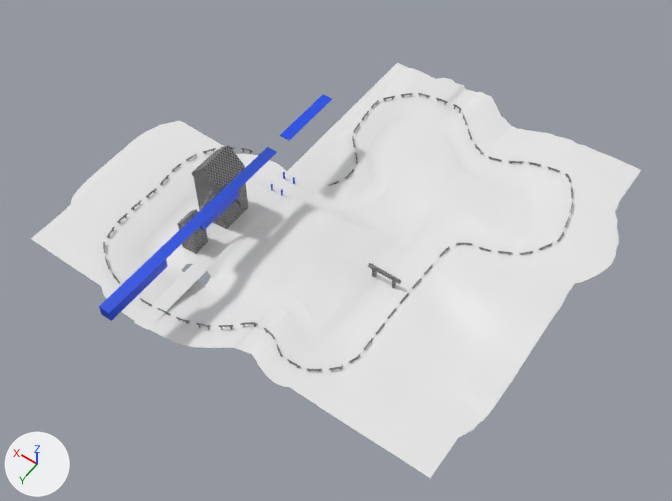
The Blender file media/trunk/tracks/20_harvest/farm.blend: old version first, new version second.
The view is the same before and after, from a camera (50 mm lens) standing at (-192.0, 326.0, 517.0) and looking at (39.0, 2.0, 7.0). Every picture has the same lights, and +X, +Y and +Z are marked at lower left. The first picture is the older version.
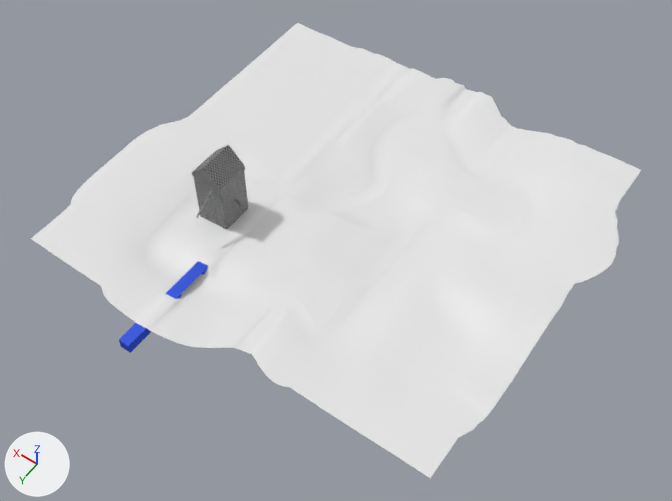
ob_fencepath is not drawn itself; it is used by a modifier of ob_cube_008.

Edits to the bpy script that builds the scene:
```text
Change me_wheat4_001:
    used by ob_racetrack_001; location = (45.5, -30.6, 8.1); scale = (2.24, 2.24, 2.24)
    remove me_wheat4_001.from_pydata(...)  # 3976 vertices, 3891 faces; spans x -75.0..81.0, y -74.0..71.0, z -4.0..2.0
    add me_wheat4_001.from_pydata(...)  # 4496 vertices, 4422 faces; spans x -75.0..81.0, y -74.0..70.0, z -4.0..2.0
    me_wheat4_001 part 1: 100 vertices moved from x 25.0..33.0, y -70.0..70.0, z -3.0..0.0 to x 25.0..36.0, y -70.0..70.0, z -3.0..0.0; 65 vertices removed from x 25.0..33.0, y -70.0..71.0, z -3.0..0.0; 585 vertices added at x 6.0..81.0, y -70.0..70.0, z -3.0..1.0
Change me_cube_006:
    used by ob_cube_001; location = (104.0, 0.0, 51.3)
    remove me_cube_006.from_pydata(...)  # 36 vertices, 32 faces; spans x -1.0..7.0, y -83.0..148.0, z -9.0..0.0
    add me_cube_006.from_pydata(...)  # 24 vertices, 22 faces; spans x -1.0..7.0, y 32.0..143.0, z -53.0..-45.0
    me_cube_006 part 2: the whole mesh is rebuilt
Remove ob_fencepath:
    ob_fencepath = bpy.data.objects.new('fencepath', cu_curve)
    ob_fencepath.location = (-26.53, -38.55, 0.946)
Remove ob_cube_002:
    ob_cube_002 = bpy.data.objects.new('Cube.002', me_cube_000)
    ob_cube_002.location = (104.0, 0.0, 7.3)
Remove ob_cube_004:
    ob_cube_004 = bpy.data.objects.new('Cube.004', me_cube_002)
    ob_cube_004.location = (121.1, 43.4, 7.2)
    ob_cube_004.scale = (0.522, 0.522, 0.522)
Remove ob_cube:
    ob_cube = bpy.data.objects.new('Cube', me_cube_007)
    ob_cube.location = (-7.6, 0.0, 0.0)
Remove ob_cube_008:
    ob_cube_008 = bpy.data.objects.new('Cube.008', me_cube_009)
    ob_cube_008.location = (-22.3, -1.8, 4.9)
    _m = ob_cube_008.modifiers.new('Array', 'ARRAY')
    _m.count = 66
    _m.use_constant_offset = True
    _m.constant_offset_displace = (0.0, 15.0, 0.0)
    _m.use_relative_offset = False
    _m = ob_cube_008.modifiers.new('Curve', 'CURVE')
    _m.object = ob_fencepath
    _m.deform_axis = 'POS_Y'
```

Changed parts and their boxes (x1, y1, x2, y2) in the pictures (672 x 501 px):
'racetrack.001', reshaped (10% taller): before (31, 63, 641, 478); after (31, 23, 641, 478)
'Cube.001', reshaped: before (99, 94, 332, 321); after (119, 261, 208, 353)
'Cube.008', deleted: before (103, 93, 573, 372)
'Cube.004', deleted: before (177, 209, 208, 254)
'Cube', deleted: before (368, 263, 401, 288)
'Cube.002', deleted: before (271, 172, 295, 196)
part 1 of me_wheat4_001, built on: before (121, 63, 409, 330); after (94, 23, 409, 330)
